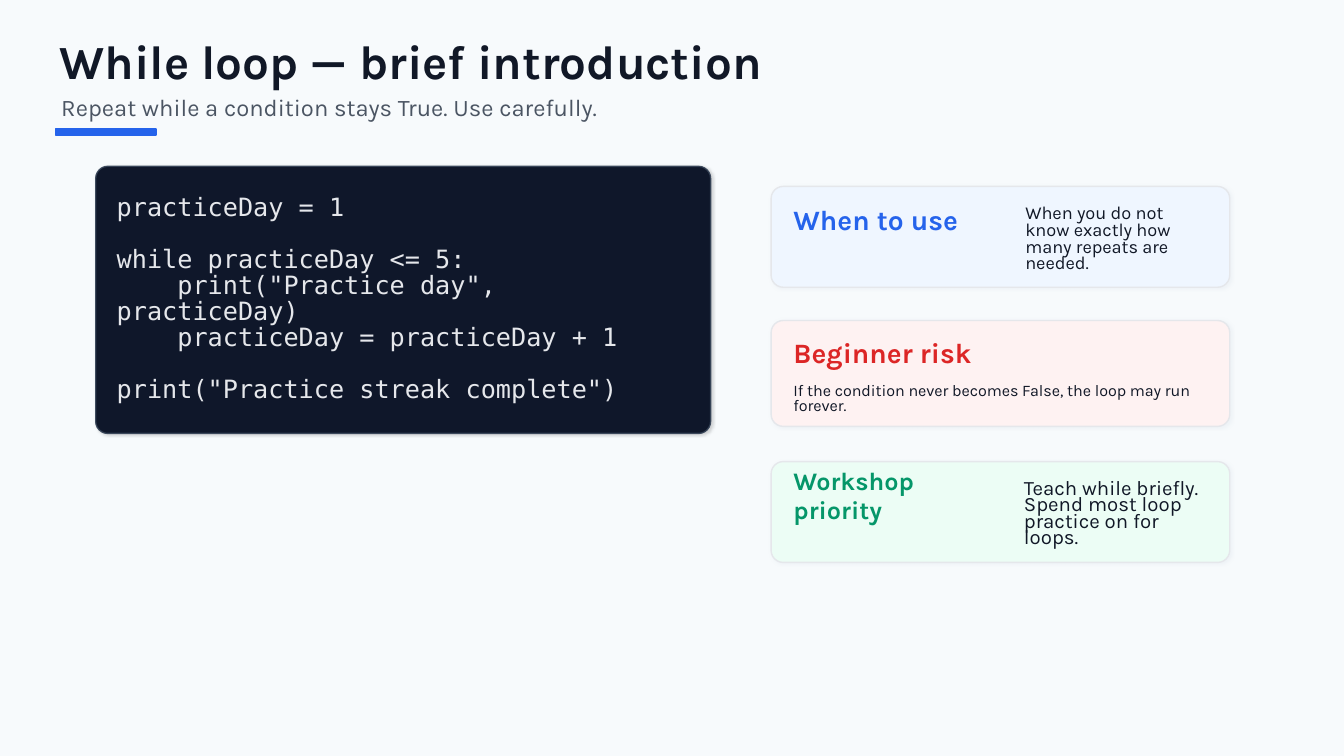
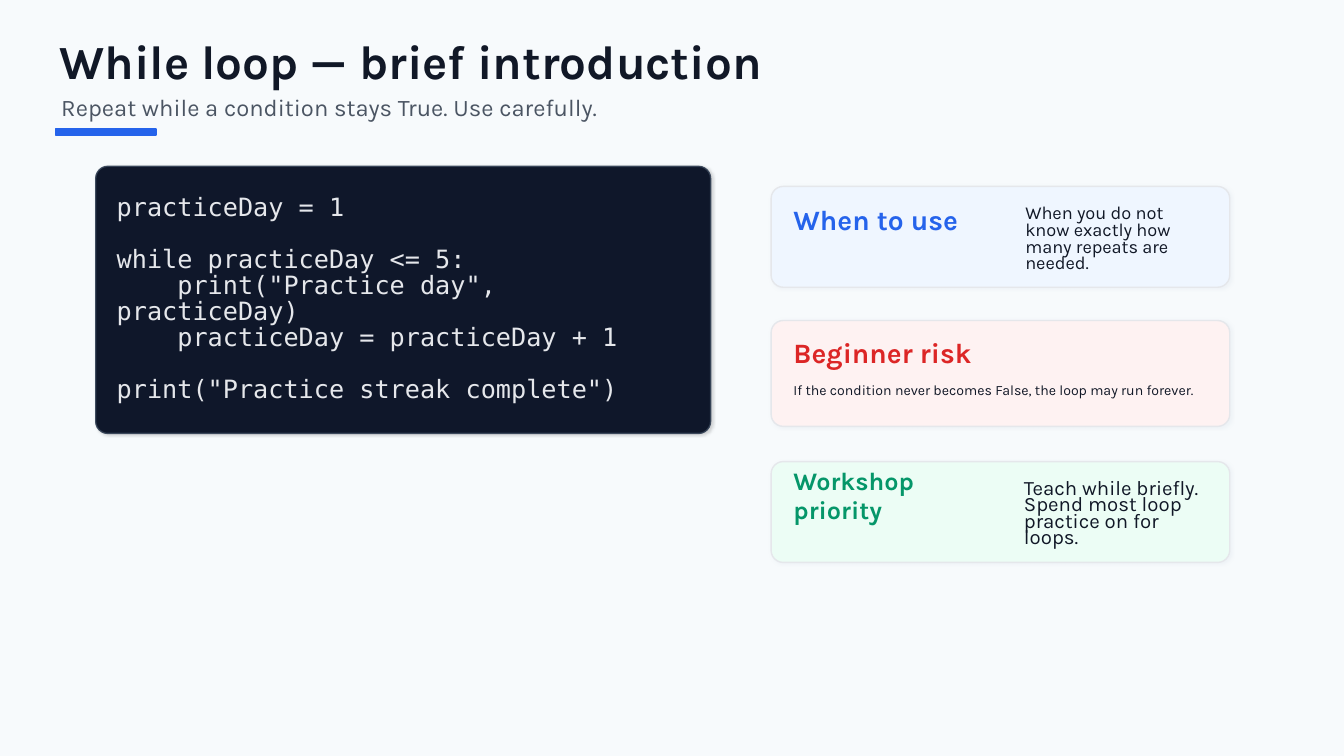
Before and after one commit to JoeKhoa/Python-Workshop, a slide deck: slide 22 of CDU_Python_Beginner_Workshop_Section1.pptx. Drawn at 1344x756 pixels with LibreOffice and Linux fonts; fonts in the diff are those of the drawing. Boxes give left, top, right and bottom in pixels: in the first picture for what was removed or moved away, otherwise in the second. Text is boxed around its words. In the diff, an @@ line names an element or a change of style, - is before the commit and + after.

```diff
--- a/CDU_Python_Beginner_Workshop_Section1.pptx
+++ b/CDU_Python_Beginner_Workshop_Section1.pptx
@@ text "If the condition never becomes ..." at <box>793,385,1194,399</box>: size 11.4 to 10.1 pt @@
```
Also in this commit, not shown: 4 other slides changed.
